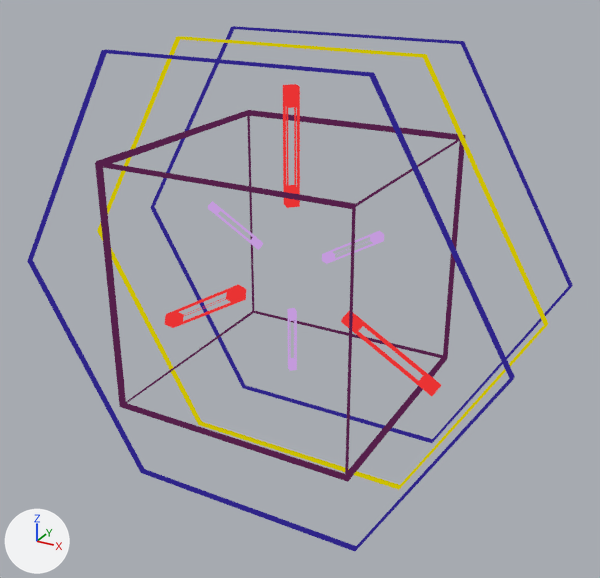
The Blender file src/assets/spawn.blend as it was, and as the next commit left it.
The view is the same before and after, from a 50 mm camera at (1.49, -2.65, 1.26) aimed at (0.04, -0.01, -0.06). The axes (+X, +Y, +Z) are drawn at lower left. The lights are the same throughout.

In view in the first picture: 'BoundaryHexBack', 'BoundaryHexFront', 'BoundaryHexMiddleWarning', 'Cube', 'LargeTriadLeft', 'LargeTriadRight', 'LargeTriadTop'.
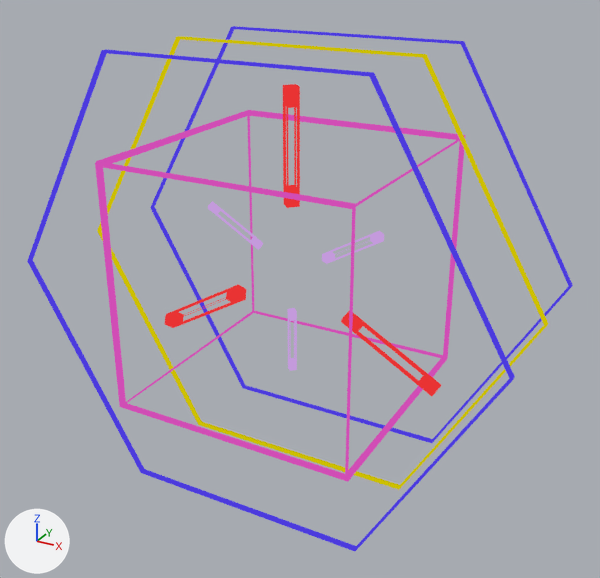
What differs and where, as boxes [x1, y1, x2, y2] in the pictures (600 x 578 px):
```json
{"object": "Cube", "change": "recoloured", "before": [95, 110, 465, 482], "after": [95, 110, 465, 482], "on screen": "purple to pink"}
{"object": "BoundaryHexBack", "change": "recoloured", "before": [27, 50, 515, 551], "after": [27, 50, 515, 551]}
{"object": "BoundaryHexFront", "change": "recoloured", "before": [150, 26, 573, 443], "after": [150, 26, 573, 443]}
```

The change, as JSON lines over the scene's bpy script:
```json
{"op": "set", "path": "mat_hex.base_color", "old": "(0.0284, 0.0176, 0.25)", "new": "(0.0724, 0.0426, 0.728)", "note": "blue #2f2489 -> blue #4c3ade"}
{"op": "set", "path": "mat_cube.base_color", "old": "(0.0908, 0.0139, 0.0682)", "new": "(0.635, 0.0736, 0.464)", "note": "dark purple #551f4a -> pink #d14db5"}
```
